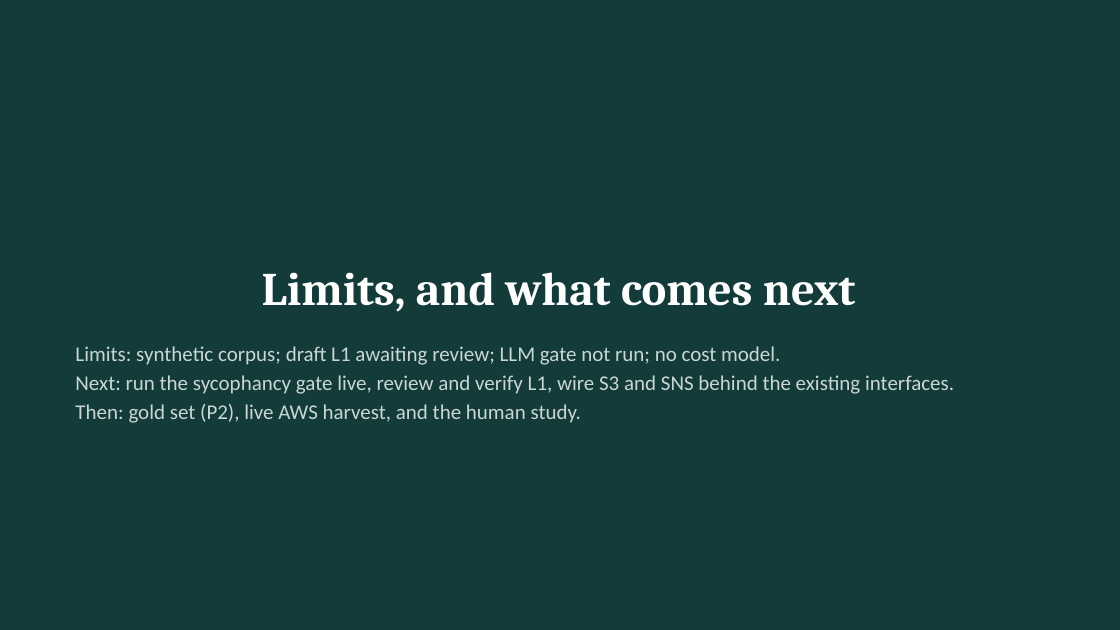
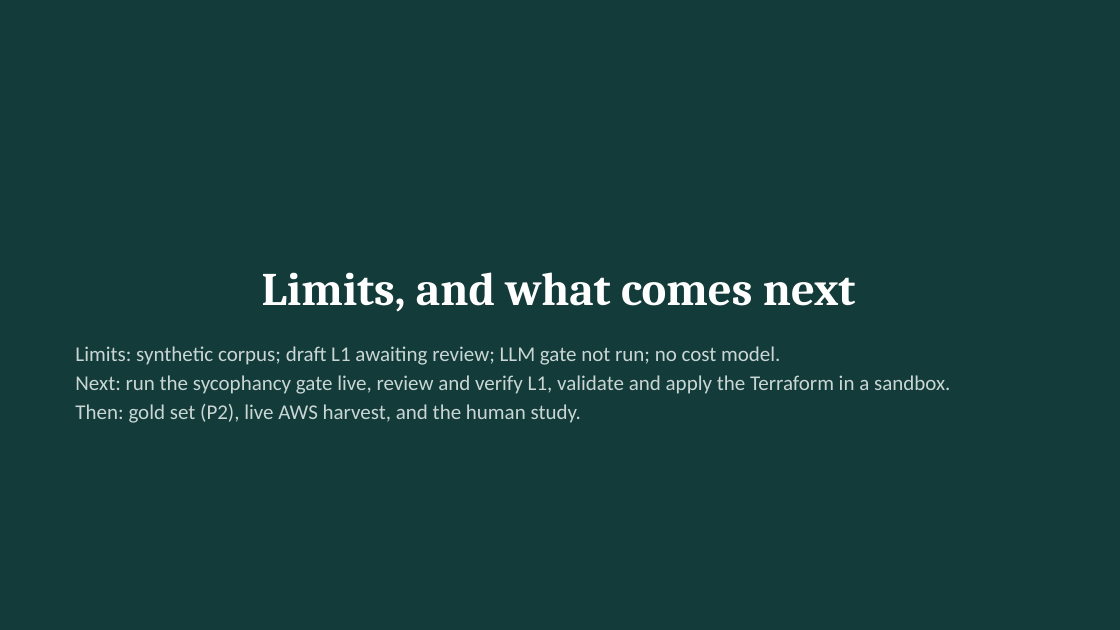
Before and after one commit to uditdaftary/KGCR_Cloud_Project_2026, a slide deck: slide 14 of presentation/KGCR_Review2.pptx. Drawn at 1120x630 pixels with LibreOffice and Linux fonts; fonts in the diff are those of the drawing. Boxes give left, top, right and bottom in pixels: in the first picture for what was removed or moved away, otherwise in the second. Text is boxed around its words. In the diff, an @@ line names an element or a change of style, - is before the commit and + after.

Commit message:
docs: reflect the AWS adapters and Terraform in report, README and deck

```diff
--- a/presentation/KGCR_Review2.pptx
+++ b/presentation/KGCR_Review2.pptx
@@ text at (x1=75, y1=375, x2=950, y2=394): text changed @@
-Next: run the sycophancy gate live, review and verify L1, wire S3 and SNS behind the existing interfaces.
+Next: run the sycophancy gate live, review and verify L1, validate and apply the Terraform in a sandbox.
```
Also in this commit, not shown: 3 other slides changed, 3 other files.
